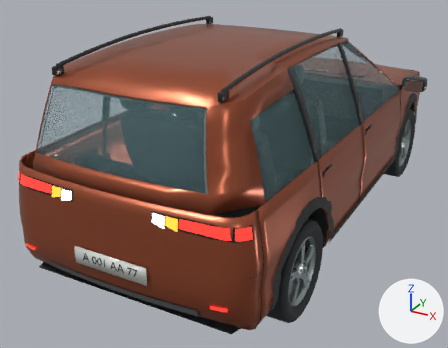
The Blender file ArtSource/Vehicles/DS_Crossover_A_Traffic.blend: old version first, new version second.
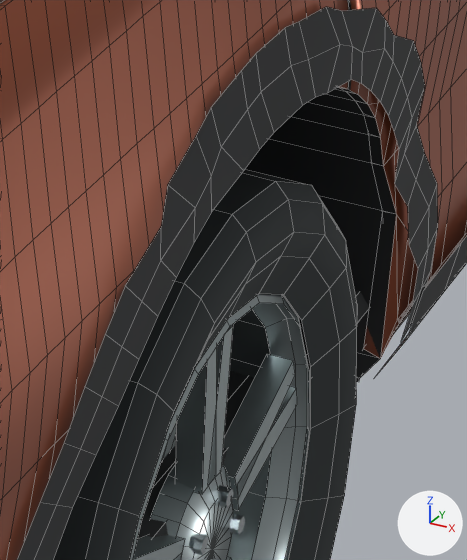
The first picture shows the older version from a camera (50 mm lens) standing at (2.09, -4.6, 2.55) and looking at (-0.25, -0.35, 0.42). The close-ups show the older and then the newer version on the part from 61% to 75% of the width and 56% to 78% of the height of that picture. Only the edits that show in the close-ups are written down. Every picture has the same lights, and +X, +Y and +Z are marked at lower right. The close-ups show mesh edges as thin lines.

In view in the first close-up: 'ArchCladding_R_R', 'Cabin_Floor', 'Door_Rear_R', 'Fender_Rear_R', 'SillCladding_R', 'Wheel_RR_Hub', 'Wheel_RR_Rim', 'Wheel_RR_Tyre', 'Wheelhouse_Rear_R' and 2 more.
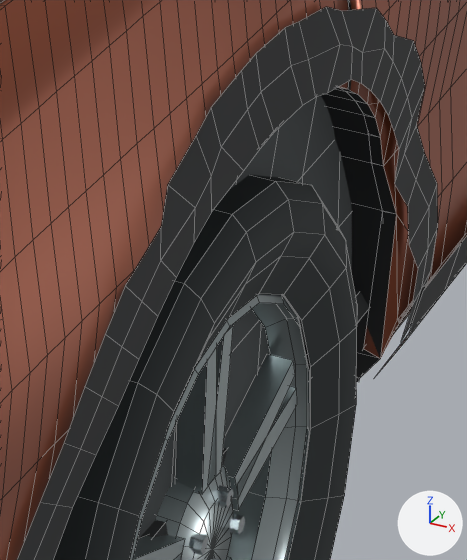
Diff of the bpy script that builds the scene:
```diff
--- a/ArtSource/Vehicles/DS_Crossover_A_Traffic.blend.py
+++ b/ArtSource/Vehicles/DS_Crossover_A_Traffic.blend.py
@@ me_cabin_sidelining_r @@
+me_cabin_sidelining_r.from_pydata(...)  # 203 vertices, 168 faces; spans x 0.8..0.85, y -1.95..0.8, z 0.39..0.99
+me_cabin_sidelining_r.polygons.foreach_set('use_smooth', [True] * 168)
+me_cabin_sidelining_r.materials.append(mat_interior_graphite)  # dark grey #373e40
@@ ob_cabin_sidelining_r @@
+ob_cabin_sidelining_r = bpy.data.objects.new('Cabin_SideLining_R', me_cabin_sidelining_r)
+ob_cabin_sidelining_r.parent = ob_ds_crossover_a
+ob_cabin_sidelining_r.location = (0.0, 0.0, 0.0)
+_m = ob_cabin_sidelining_r.modifiers.new('Weighted normals', 'WEIGHTED_NORMAL')
+_m.keep_sharp = True
```

Pixel boxes [x1, y1, x2, y2] of what changed, in the close-ups (467 x 560 px):
'Cabin_SideLining_R', added: after [137, 96, 352, 539]
'Cabin_Floor', unchanged, covered by the edit: before [137, 290, 369, 539]; after [140, 290, 369, 538]
